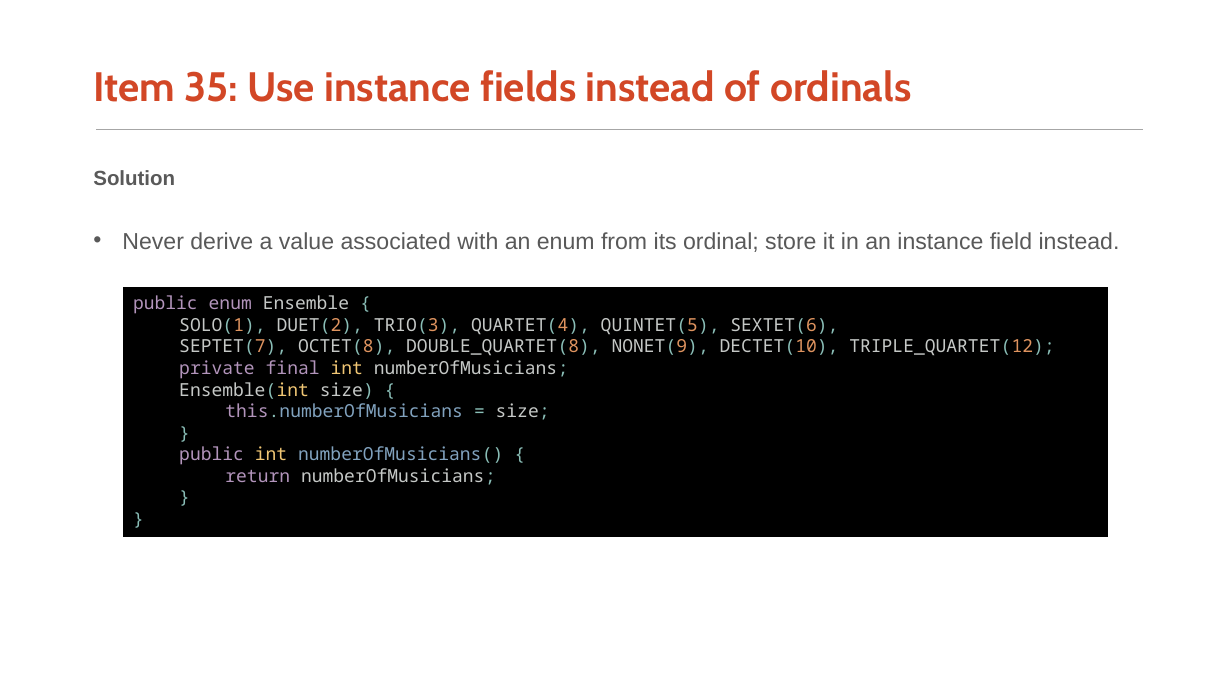
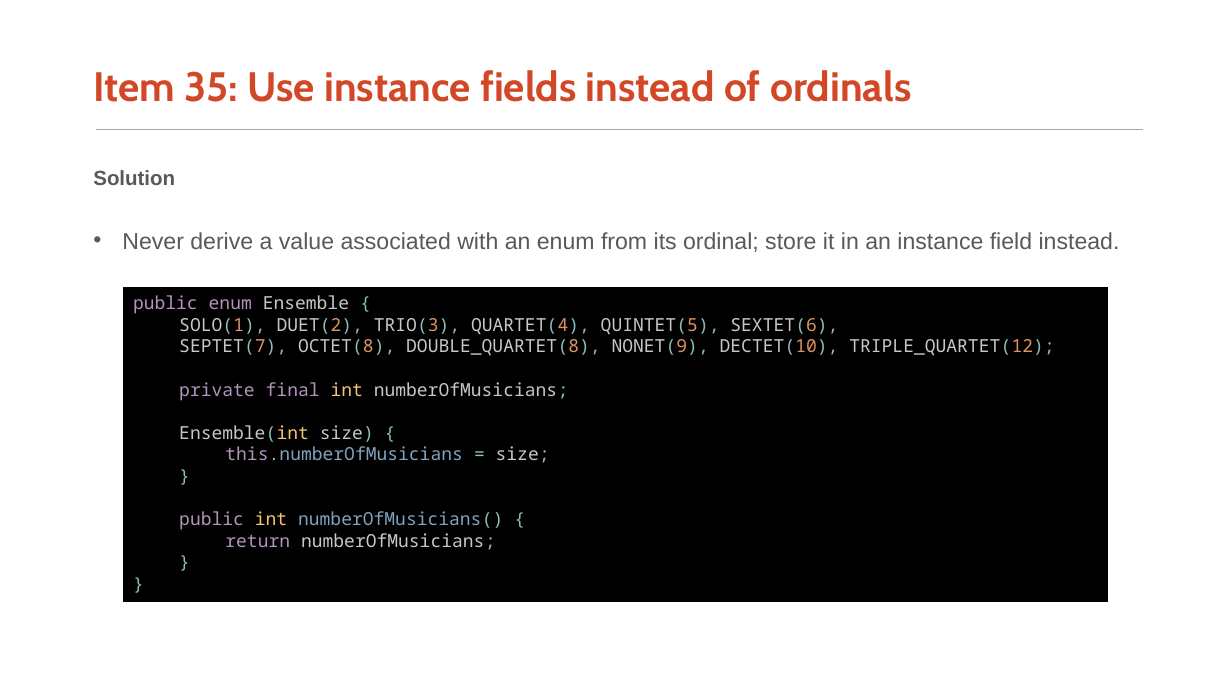
Before and after one commit to AlphaWang/alpha-effective-java-3e, a slide deck: slide 7 of 6_enums_and_annotations/EffectiveJava3rd_Chapter6.pptx (slide 8 before the commit). Drawn at 1232x693 pixels with LibreOffice and Linux fonts; fonts in the diff are those of the drawing. Boxes give left, top, right and bottom in pixels: in the first picture for what was removed or moved away, otherwise in the second. Text is boxed around its words. In the diff, an @@ line names an element or a change of style, - is before the commit and + after.

```diff
--- a/6_enums_and_annotations/EffectiveJava3rd_Chapter6.pptx
+++ b/6_enums_and_annotations/EffectiveJava3rd_Chapter6.pptx
@@ rectangle "public enum Ensemble {" resized from (x1=124, y1=287, x2=1107, y2=536) to (x1=124, y1=287, x2=1107, y2=602) @@
```
Also in this commit, not shown: 5 other slides changed, 1 slide removed, 4 other files.
